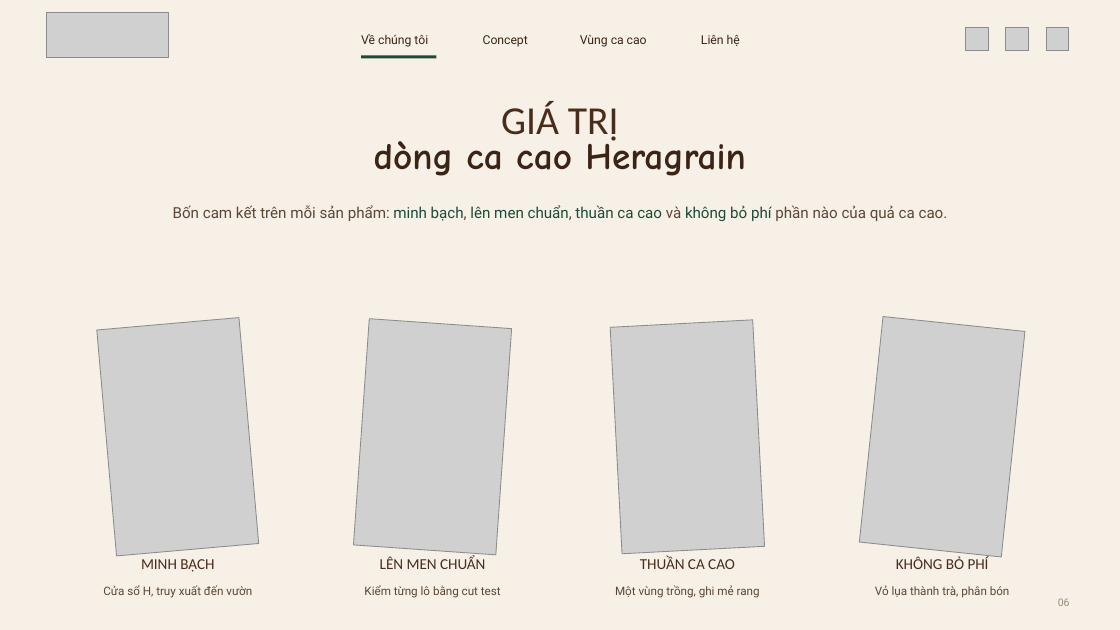
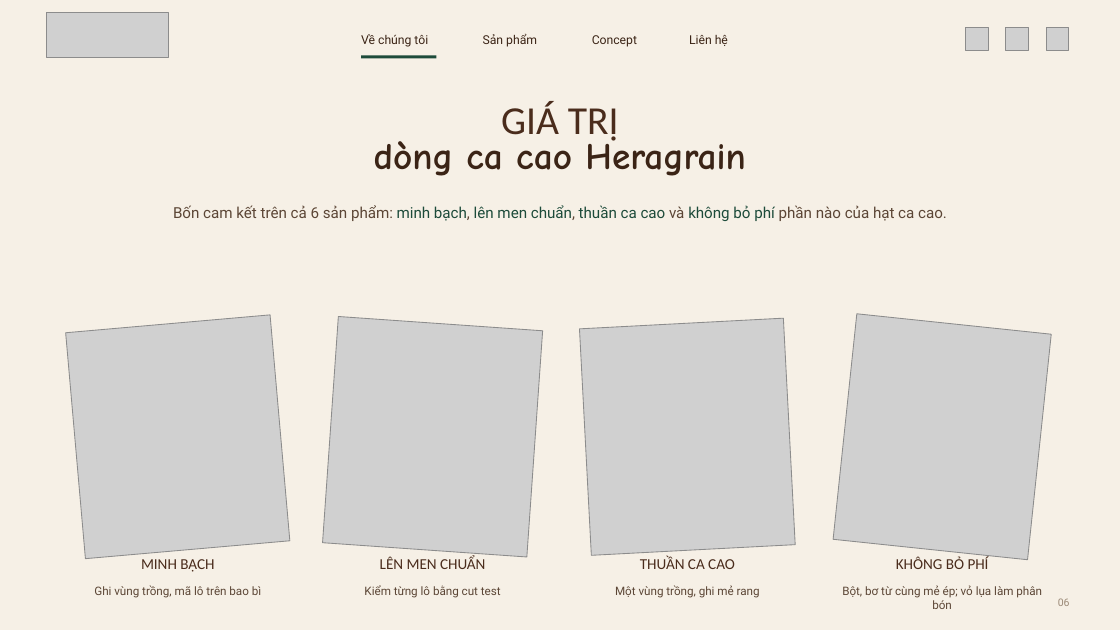
Before and after one commit to dakojsc-maker/ATL--DAKO, a slide deck: slide 6 of heragrain-cacao/1-concept-san-pham/Heragrain-Cacao_5-concept-san-pham.pptx. Drawn at 1120x630 pixels with LibreOffice and Linux fonts; fonts in the diff are those of the drawing; grey boxes stand for pictures; background and template pictures are left out. Boxes give left, top, right and bottom in pixels: in the first picture for what was removed or moved away, otherwise in the second. Text is boxed around its words. In the diff, an @@ line names an element or a change of style, - is before the commit and + after.

```diff
--- a/heragrain-cacao/1-concept-san-pham/Heragrain-Cacao_5-concept-san-pham.pptx
+++ b/heragrain-cacao/1-concept-san-pham/Heragrain-Cacao_5-concept-san-pham.pptx
@@ text "Concept": place and size @@
-text "Concept" at [483, 35, 528, 47]
+text "Concept" at [592, 35, 637, 47]
@@ text "Liên hệ": place and size @@
-text "Liên hệ" at [701, 35, 740, 46]
+text "Liên hệ" at [689, 35, 728, 46]
@@ text added at [483, 34, 537, 47], 10.5 pt, text #3B2416 @@
+Sản phẩm
@@ text removed at [580, 35, 647, 47] @@
-Vùng ca cao
@@ text at [173, 205, 947, 221]: text changed @@
-Bốn cam kết trên mỗi sản phẩm: minh bạch, lên men chuẩn, thuần ca cao và không bỏ phí phần nào của quả ca cao.
+Bốn cam kết trên cả 6 sản phẩm: minh bạch, lên men chuẩn, thuần ca cao và không bỏ phí phần nào của hạt ca cao.
@@ picture: place and size @@
-picture at [97, 318, 259, 556]
+picture at [65, 315, 289, 559]
@@ picture: place and size @@
-picture at [354, 319, 512, 555]
+picture at [323, 317, 543, 557]
@@ picture: place and size @@
-picture at [610, 320, 765, 554]
+picture at [580, 318, 796, 556]
@@ picture: place and size @@
-picture at [860, 317, 1026, 557]
+picture at [833, 314, 1052, 560]
@@ text at [94, 585, 261, 598]: text changed @@
-Cửa sổ H, truy xuất đến vườn
+Ghi vùng trồng, mã lô trên bao bì
@@ text at [842, 585, 1042, 609]: text changed @@
-Vỏ lụa thành trà, phân bón
+Bột, bơ từ cùng mẻ ép; vỏ lụa làm phân bón
```
Also in this commit, not shown: 22 other slides changed, 3 slides added, 3 slides removed, 16 other files.
